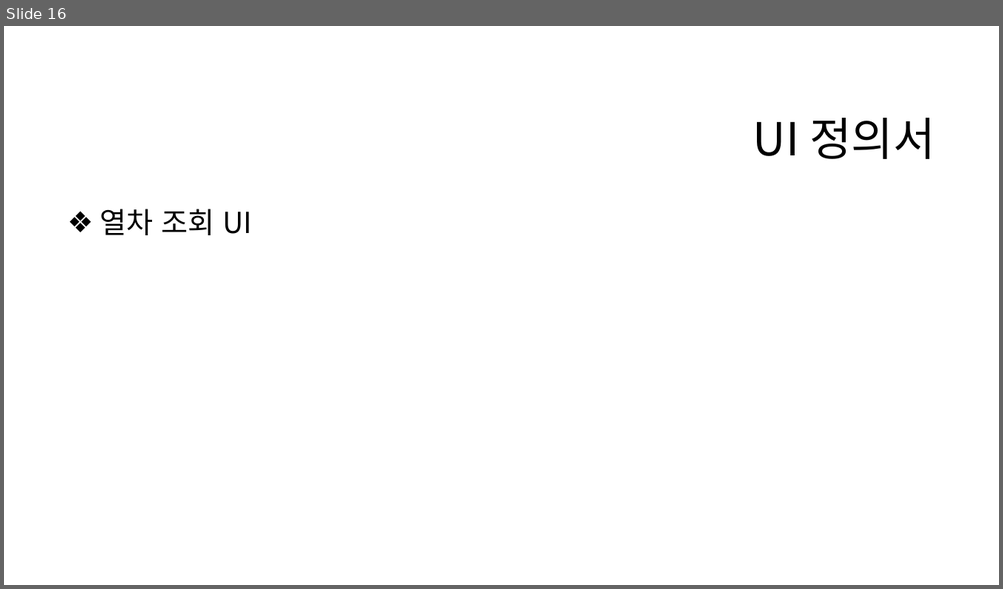
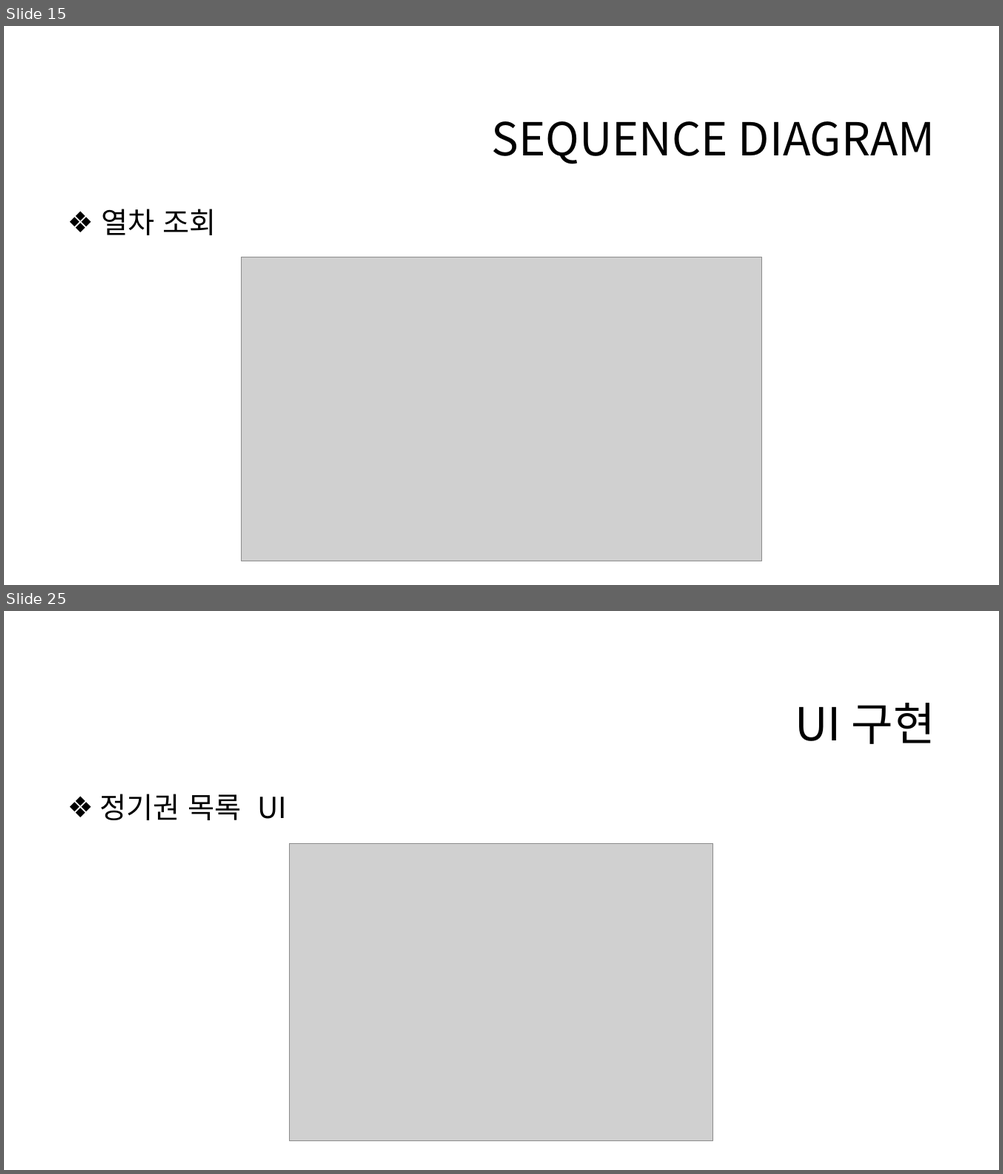
Before and after one commit to eeeeyeot/JAVATrainTicketing, a slide deck: 작업한 내용/기차 예매 프로그램 최종 발표.pptx. Shown one above the other, each under a label of ours: slide 16 before the commit, slides 15 and 25 after it; the slides between them are not shown. The pictures are 1003x589 and 1003x1174 pixels, drawn with LibreOffice and Linux fonts; fonts in the diff are those of the drawing; grey boxes stand for pictures; background and template pictures are left out. Boxes give left, top, right and bottom in pixels: in the first picture for what was removed or moved away, otherwise in the second. Text is boxed around its words. In the diff, an @@ line names an element or a change of style, - is before the commit and + after.

```diff
--- a/작업한 내용/기차 예매 프로그램 최종 발표.pptx
+++ b/작업한 내용/기차 예매 프로그램 최종 발표.pptx
@@ slide 25 added at [4,611,999,1170], background #FFFFFF @@
@@ title added at [795,703,935,744], 44 pt, text #000000 @@
+UI 구현
@@ text added at [100,794,287,820], 28 pt, text #000000 @@
+❖ 정기권 목록 UI
@@ picture added at [290,844,713,1142] @@
@@ what was slide 16 is now slide 15 @@
@@ slide 15 changed as well @@
@@ title at [491,121,935,164]: text changed @@
-UI 정의서
+SEQUENCE DIAGRAM
@@ text at [102,209,216,235]: text changed @@
-❖ 열차 조회 UI
+❖ 열차 조회
@@ picture added at [242,258,762,562] @@
```
Also in this commit, not shown: 8 other slides changed, 11 other slides added, 3 slides removed, 19 other files.
